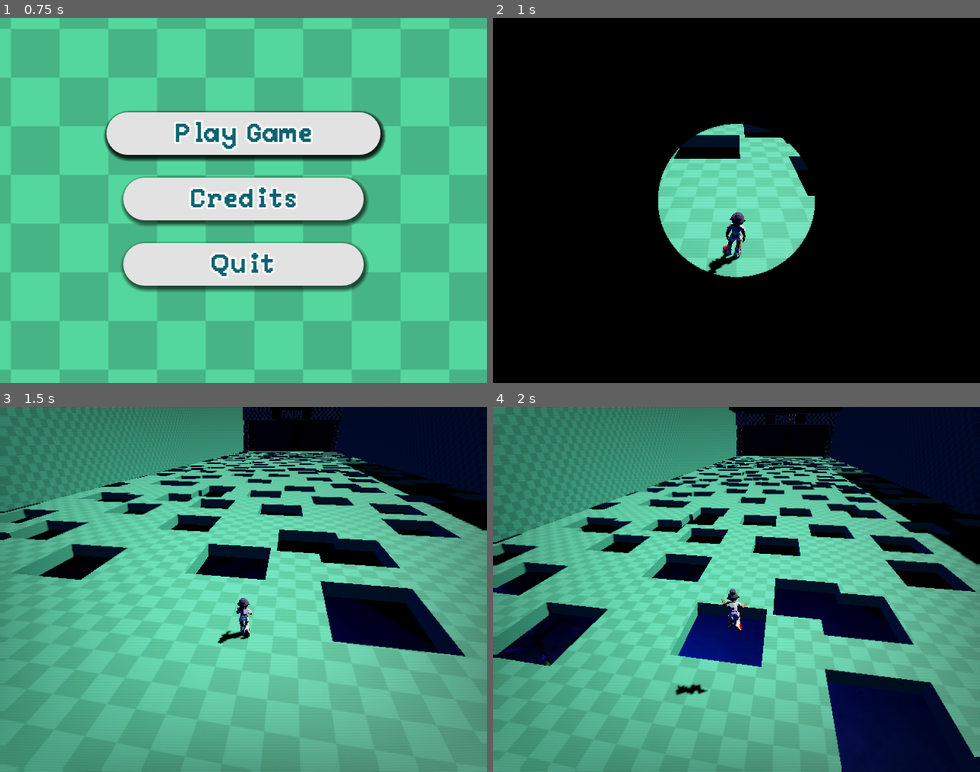
Above: before the commit, frames 1-4 (two rows, left to right).
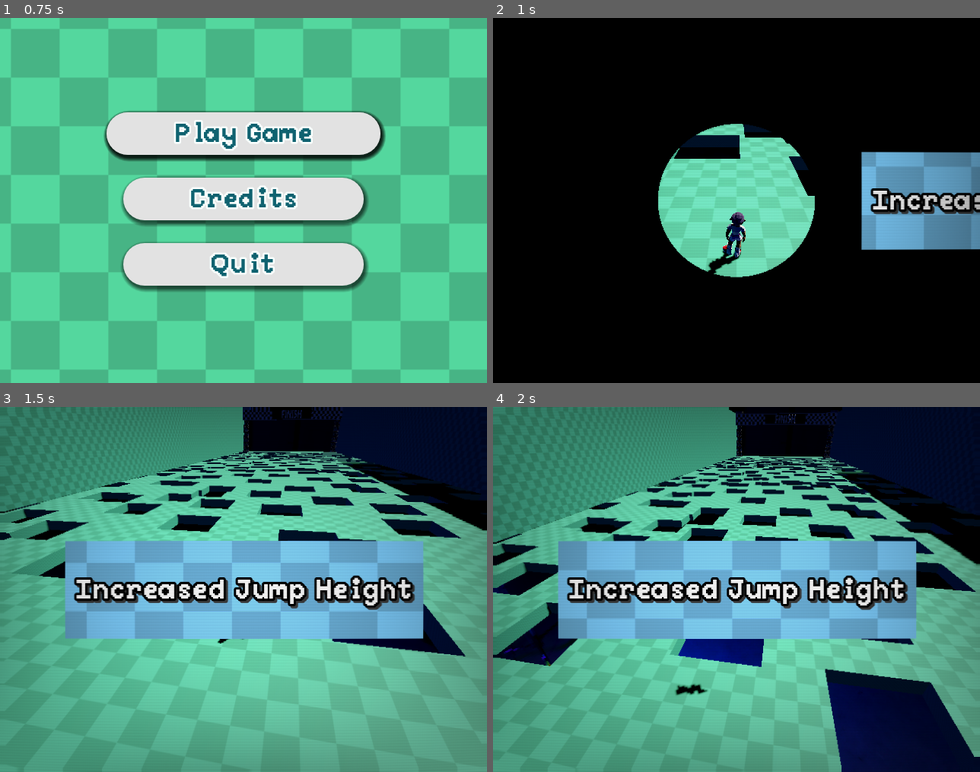
Above: after the commit, the same moments.

Repository: lognasmeow/Wonder
Game: Godot game, scene res://UI/Screens/MainMenu/MainMenu.tscn
Same seed, same stepped clock (60 frames per second), same inputs: the game is played once before the commit and once after it.
Inputs (mouse positions are in pixels of both pictures, inside the frame that each line leads up to):
- Up to frame 1 (0.75 s): move the mouse to (267, 200) at 0.52 s; hold W (up) from 0.53 s (still down)
- Up to frame 2 (1 s): keep holding W (up); tap Space (jump) at 0.77 s
- Up to frame 3 (1.5 s): keep holding W (up); move the mouse to (219, 589) at 1.27 s
- Up to frame 4 (2 s): keep holding W (up); tap Space (jump) at 1.52 s

Frame 1 is identical in both runs. In frame 2, 6.0% of the frame differs, in the area x 75-100%, y 36-64%; in frame 3, 20%; in frame 4, 20%, in the area x 13-88%, y 36-64%.

Commit message:
animation

Diff:
--- a/Maps/map_main.gd
+++ b/Maps/map_main.gd
@@ -4,9 +4,11 @@
 @onready var player = $Player
 @onready var objectCorner1: Marker3D = $ObjectRegion/Marker_ObjectCorner1
 @onready var objectCorner2: Marker3D = $ObjectRegion/Marker_ObjectCorner2
+
 @onready var blur: ColorRect = $UI/Blur
 @onready var pauseMenu: Control = $UI/Pausemenu
 @onready var finishLineText: Control = $UI/FinishLineText
+@onready var respawnText: Control = $UI/RespawnText
 
 signal transitioningOut
 signal transitioningIn
--- a/Maps/map_main.tscn
+++ b/Maps/map_main.tscn
@@ -12,6 +12,7 @@
 [ext_resource type="AudioStream" uid="uid://ct2uyhb3r0sxo" path="res://Audio/Music/town.wav" id="9_m4ext"]
 [ext_resource type="PackedScene" uid="uid://md6fe2xfdfuq" path="res://UI/Screens/PauseMenu/pausemenu.tscn" id="9_r6fxk"]
 [ext_resource type="PackedScene" uid="uid://dpbu2d757n08p" path="res://UI/Transitions/FinishLineText/FinishLineText.tscn" id="11_qo7uw"]
+[ext_resource type="PackedScene" uid="uid://ck52lgl2grobf" path="res://UI/Transitions/RespawnText/RespawnText.tscn" id="12_0xa2y"]
 
 [sub_resource type="PanoramaSkyMaterial" id="PanoramaSkyMaterial_1q4cs"]
 panorama = ExtResource("1_jf03b")
@@ -96,6 +97,9 @@
 z_index = 1
 layout_mode = 1
 
+[node name="RespawnText" parent="UI" unique_id=2001583575 instance=ExtResource("12_0xa2y")]
+layout_mode = 1
+
 [node name="ObjectRegion" type="Node3D" parent="." unique_id=114219145]
 
 [node name="Marker_ObjectCorner1" type="Marker3D" parent="ObjectRegion" unique_id=1147219281]
@@ -111,6 +115,7 @@
 
 [connection signal="pausing" from="." to="UI/Pausemenu" method="_on_map_main_pausing"]
 [connection signal="transitioningIn" from="." to="UI/FadeCircle" method="_on_map_main_transitioning_in"]
+[connection signal="transitioningIn" from="." to="UI/RespawnText" method="_on_map_main_transitioning_in"]
 [connection signal="transitioningOut" from="." to="UI/FadeCircle" method="_on_map_main_transitioning_out"]
 [connection signal="enteredFallPlane" from="Player" to="." method="_on_player_entered_fall_plane"]
 [connection signal="enteredFinishLine" from="Player" to="." method="_on_player_entered_finish_line"]
--- a/UI/Transitions/RespawnText/RespawnText.tscn
+++ b/UI/Transitions/RespawnText/RespawnText.tscn
@@ -3,6 +3,96 @@
 [ext_resource type="Script" uid="uid://dyasqf3h3fkdc" path="res://UI/Transitions/RespawnText/respawn_text.gd" id="1_q4p75"]
 [ext_resource type="PackedScene" uid="uid://bvi6yx7ga5v30" path="res://UI/Backgrounds/scrollingTexture.tscn" id="2_jdc3j"]
 [ext_resource type="FontFile" uid="uid://s7msjk7g7k5i" path="res://Assets/Fonts/Peaberry-Base.otf" id="3_44s3g"]
+
+[sub_resource type="Animation" id="Animation_7cipp"]
+length = 0.001
+tracks/0/type = "value"
+tracks/0/imported = false
+tracks/0/enabled = true
+tracks/0/path = NodePath("Control/TextureRect:position")
+tracks/0/interp = 1
+tracks/0/loop_wrap = true
+tracks/0/keys = {
+"times": PackedFloat32Array(0),
+"transitions": PackedFloat32Array(1),
+"update": 0,
+"values": [Vector2(350, -44.375)]
+}
+tracks/1/type = "value"
+tracks/1/imported = false
+tracks/1/enabled = true
+tracks/1/path = NodePath("Control/CanvasLayer/Label:position")
+tracks/1/interp = 1
+tracks/1/loop_wrap = true
+tracks/1/keys = {
+"times": PackedFloat32Array(0),
+"transitions": PackedFloat32Array(1),
+"update": 0,
+"values": [Vector2(663, 224)]
+}
+
+[sub_resource type="Animation" id="Animation_yhwct"]
+resource_name = "moveOutOfView"
+length = 0.4
+tracks/0/type = "value"
+tracks/0/imported = false
+tracks/0/enabled = true
+tracks/0/path = NodePath("Control/TextureRect:position")
+tracks/0/interp = 1
+tracks/0/loop_wrap = true
+tracks/0/keys = {
+"times": PackedFloat32Array(0, 0.4),
+"transitions": PackedFloat32Array(1, 1),
+"update": 0,
+"values": [Vector2(-216, -44.375), Vector2(-800, -44.375)]
+}
+tracks/1/type = "value"
+tracks/1/imported = false
+tracks/1/enabled = true
+tracks/1/path = NodePath("Control/CanvasLayer/Label:position")
+tracks/1/interp = 1
+tracks/1/loop_wrap = true
+tracks/1/keys = {
+"times": PackedFloat32Array(0, 0.4),
+"transitions": PackedFloat32Array(1, 1),
+"update": 0,
+"values": [Vector2(97, 224), Vector2(-487, 224)]
+}
+
+[sub_resource type="Animation" id="Animation_44s3g"]
+resource_name = "moveToView"
+length = 0.4
+tracks/0/type = "value"
+tracks/0/imported = false
+tracks/0/enabled = true
+tracks/0/path = NodePath("Control/TextureRect:position")
+tracks/0/interp = 1
+tracks/0/loop_wrap = true
+tracks/0/keys = {
+"times": PackedFloat32Array(0, 0.4),
+"transitions": PackedFloat32Array(1, 1),
+"update": 0,
+"values": [Vector2(350, -44.375), Vector2(-216, -44.375)]
+}
+tracks/1/type = "value"
+tracks/1/imported = false
+tracks/1/enabled = true
+tracks/1/path = NodePath("Control/CanvasLayer/Label:position")
+tracks/1/interp = 1
+tracks/1/loop_wrap = true
+tracks/1/keys = {
+"times": PackedFloat32Array(0, 0.4),
+"transitions": PackedFloat32Array(1, 1),
+"update": 0,
+"values": [Vector2(663, 224), Vector2(97, 224)]
+}
+
+[sub_resource type="AnimationLibrary" id="AnimationLibrary_7cipp"]
+_data = {
+&"RESET": SubResource("Animation_7cipp"),
+&"moveOutOfView": SubResource("Animation_yhwct"),
+&"moveToView": SubResource("Animation_44s3g")
+}
 
 [sub_resource type="Theme" id="Theme_7cipp"]
 default_font = ExtResource("3_44s3g")
@@ -16,36 +106,55 @@
 grow_vertical = 2
 script = ExtResource("1_q4p75")
 
-[node name="TextureRect" parent="." unique_id=1435650758 instance=ExtResource("2_jdc3j")]
+[node name="AnimationPlayer" type="AnimationPlayer" parent="." unique_id=2083369666]
+libraries/ = SubResource("AnimationLibrary_7cipp")
+
+[node name="Control" type="Control" parent="." unique_id=618830251]
 layout_mode = 1
 anchors_preset = 8
 anchor_left = 0.5
 anchor_top = 0.5
 anchor_right = 0.5
 anchor_bottom = 0.5
-offset_left = -237.25
-offset_top = -82.75
-offset_right = 237.25
-offset_bottom = 82.75
+offset_left = -20.0
+offset_top = -20.0
+offset_right = 20.0
+offset_bottom = 20.000153
 grow_horizontal = 2
 grow_vertical = 2
 
-[node name="CanvasLayer" type="CanvasLayer" parent="TextureRect" unique_id=1516242678]
-
-[node name="Label" type="Label" parent="TextureRect/CanvasLayer" unique_id=2087526192]
+[node name="TextureRect" parent="Control" unique_id=1435650758 instance=ExtResource("2_jdc3j")]
+modulate = Color(0.4732895, 0.77390665, 0.9511866, 1)
+layout_mode = 1
 anchors_preset = 8
 anchor_left = 0.5
 anchor_top = 0.5
 anchor_right = 0.5
 anchor_bottom = 0.5
-offset_left = -132.0
-offset_top = -22.0
-offset_right = 132.0
-offset_bottom = 22.0
+offset_left = 330.0
+offset_top = -64.37508
+offset_right = 804.4995
+offset_bottom = 64.37492
+grow_horizontal = 2
+grow_vertical = 2
+
+[node name="CanvasLayer" type="CanvasLayer" parent="Control" unique_id=1516242678]
+
+[node name="Label" type="Label" parent="Control/CanvasLayer" unique_id=2087526192]
+anchors_preset = -1
+anchor_left = 0.1515625
+anchor_top = 0.46666667
+anchor_right = 0.8484375
+anchor_bottom = 0.54583335
+offset_left = 566.0
+offset_right = 566.0022
 grow_horizontal = 2
 grow_vertical = 2
 theme = SubResource("Theme_7cipp")
-theme_override_colors/font_shadow_color = Color(1, 1, 1, 0)
+theme_override_colors/font_shadow_color = Color(0.2159017, 0.21590173, 0.2159017, 1)
+theme_override_constants/shadow_offset_x = 3
+theme_override_constants/shadow_offset_y = 3
 theme_override_constants/outline_size = 12
-theme_override_font_sizes/font_size = 48
-text = "TEST LABEL"
+theme_override_constants/shadow_outline_size = 11
+theme_override_font_sizes/font_size = 37
+text = "Increased Jump Height"
--- a/UI/Transitions/RespawnText/respawn_text.gd
+++ b/UI/Transitions/RespawnText/respawn_text.gd
@@ -1 +1,25 @@
 extends Control
+
+@onready var textureRect: TextureRect = $Control/TextureRect
+@onready var animationPlayer: AnimationPlayer = $AnimationPlayer
+@onready var label: Label = $Control/CanvasLayer/Label
+
+func _ready():
+	resetTextPosition()
+	playModifierAnimation()
+
+
+func resetTextPosition() -> void:
+	textureRect.position.x = 350
+	label.position.x = 663
+
+
+func _on_map_main_transitioning_in():
+	playModifierAnimation()
+
+func playModifierAnimation():
+	animationPlayer.play("moveToView")
+	await get_tree().create_timer(2.0).timeout
+	animationPlayer.play("moveOutOfView")
+	await get_tree().create_timer(2.0).timeout
+	resetTextPosition()
